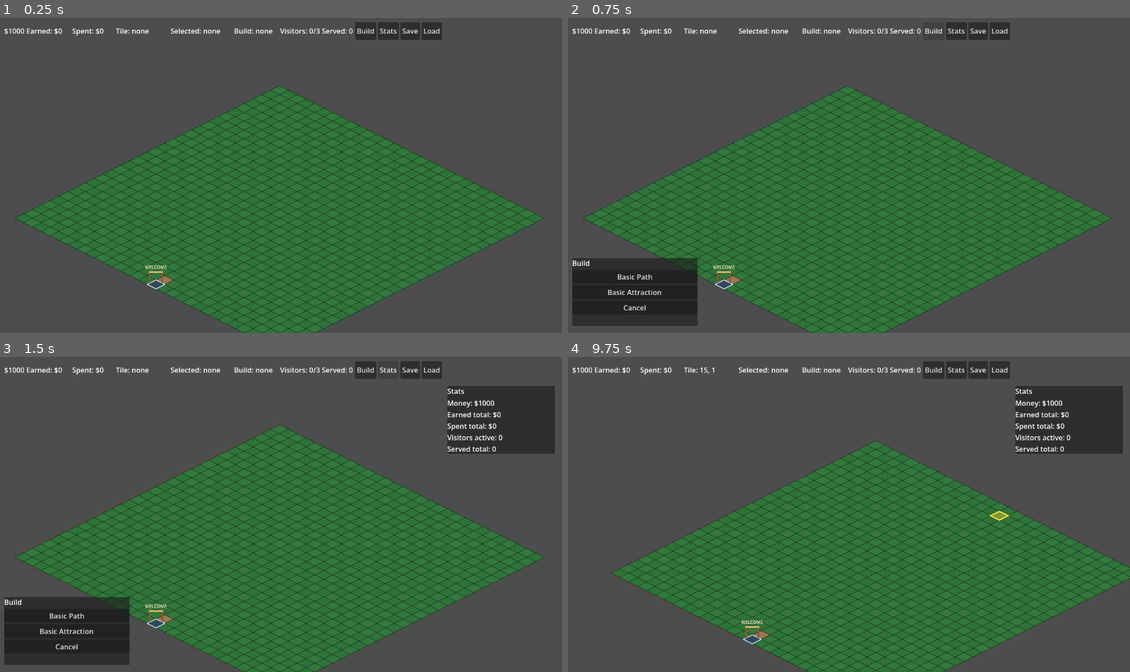
Above: before the commit, frames 1-4 (two rows, left to right).
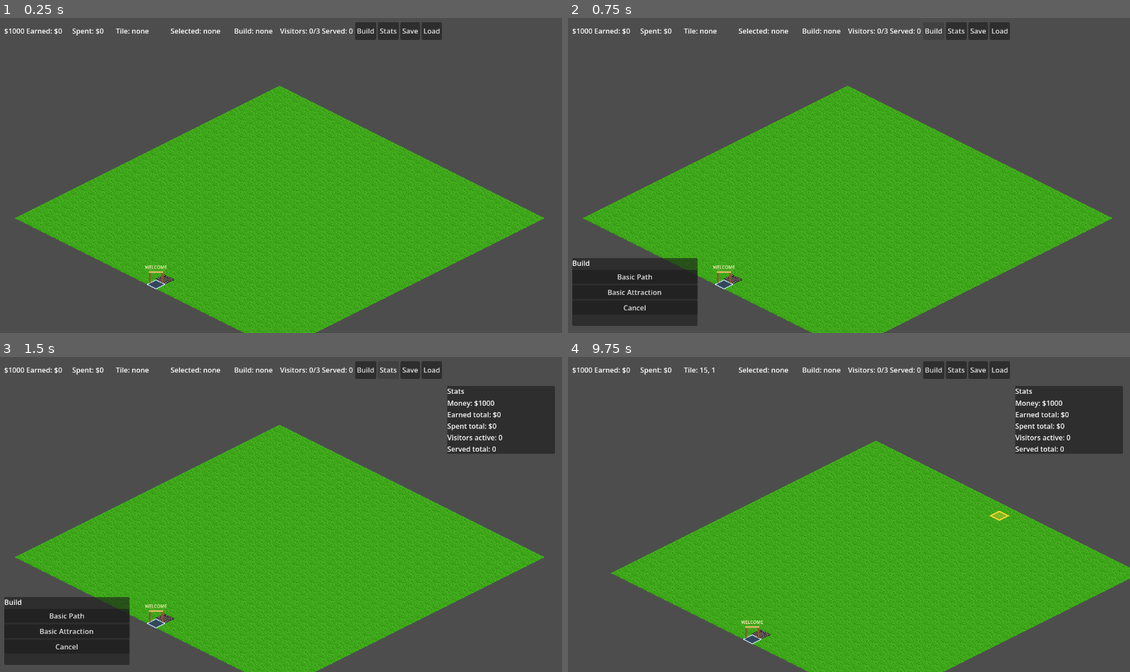
Above: after the commit, the same moments.

Repository: CaioHPSL/prehistoric-fun-park-remake
Game: Godot game, scene res://scenes/Main.tscn
Same seed, same stepped clock (60 frames per second), same inputs: the game is played once before the commit and once after it.
Inputs (mouse positions are in pixels of both pictures, inside the frame that each line leads up to):
- Up to frame 1 (0.25 s): no input
- Up to frame 2 (0.75 s): click "Build" at 0.5 s
- Up to frame 3 (1.5 s): click "Stats" at 1.25 s
- Up to frame 4 (9.75 s): click "Basic Path" at 2 s; click "Build" at 2.75 s; click "Basic Attraction" at 3.5 s; click "Stats" at 4.25 s; click "Build" at 5 s; click "Basic Path" at 5.75 s; click "Stats" at 6.5 s; click "Save" at 7.25 s; click "Load" at 8 s; move the mouse to (972, 498) at 8.77 s; click (972, 498) at 8.92 s; drag from (736, 530) to (820, 577) at 9.52 s

The runs differ from the first frame. In frame 1, 39% of the frame differs, in the area x 2-97%, y 21-100%; in frame 2, 39%; in frame 3, 39%; in frame 4, 38%.

Commit message:
add original sprites for terrain path and visitors

Diff:
--- a/godot_project/autoload/game_state.gd
+++ b/godot_project/autoload/game_state.gd
@@ -56,6 +56,8 @@
 		"x": tile.x,
 		"y": tile.y,
 		"type": TILE_TYPE_PATH,
+		"path_variant": 0,
+		"path_mask": 3,
 	})
 	return true
 
@@ -209,8 +211,18 @@
 	map_width = int(data.get("map_width", 30))
 	map_height = int(data.get("map_height", 30))
 	tiles = data.get("tiles", [])
+	_ensure_path_metadata_defaults()
 	buildings = data.get("buildings", [])
 	visitors = data.get("visitors", [])
 	Economy.money = int(data.get("money", Economy.initial_money))
 	Economy.total_earned = int(data.get("total_earned", 0))
 	Economy.total_spent = int(data.get("total_spent", 0))
+
+
+func _ensure_path_metadata_defaults() -> void:
+	for tile_data in tiles:
+		if String(tile_data.get("type", "")) == TILE_TYPE_PATH:
+			if not tile_data.has("path_variant"):
+				tile_data["path_variant"] = 0
+			if not tile_data.has("path_mask"):
+				tile_data["path_mask"] = 3
--- a/godot_project/scenes/Visitor.tscn
+++ b/godot_project/scenes/Visitor.tscn
@@ -1,7 +1,11 @@
-[gd_scene format=3]
+[gd_scene load_steps=2 format=3]
+
+[ext_resource type="Texture2D" path="res://assets/original_sprites/visitors/gpack0_000.png" id="1_visitor_texture"]
 
 [node name="Visitor" type="Node2D"]
 
-[node name="PlaceholderShape" type="Polygon2D" parent="."]
-color = Color(0.15, 0.75, 1, 1)
-polygon = PackedVector2Array(0, -8, 6, 4, -6, 4)
+[node name="Sprite2D" type="Sprite2D" parent="."]
+texture = ExtResource("1_visitor_texture")
+offset = Vector2(0, -11)
+region_enabled = true
+region_rect = Rect2(0, 0, 14, 22)
--- a/godot_project/scripts/iso_map.gd
+++ b/godot_project/scripts/iso_map.gd
@@ -4,6 +4,14 @@
 
 signal tile_touched(tile: Vector2i)
 signal selection_cleared
+
+const PATH_TEXTURE: Texture2D = preload("res://assets/original_sprites/path/gpack1_002.png")
+const PATH_TEXTURE_REGION_0: Rect2 = Rect2(0.0, 104.0, 38.0, 20.0)
+const PATH_TEXTURE_REGION_1: Rect2 = Rect2(38.0, 104.0, 38.0, 20.0)
+const PATH_BORDER_REGION_A: Rect2 = Rect2(76.0, 111.0, 23.0, 13.0)
+const PATH_BORDER_REGION_B: Rect2 = Rect2(98.0, 111.0, 23.0, 13.0)
+const TERRAIN_TEXTURE: Texture2D = preload("res://assets/original_sprites/terrain/gpack2_000.png")
+const TERRAIN_TEXTURE_REGION: Rect2 = Rect2(0.0, 0.0, 38.0, 20.0)
 
 @export var map_width: int = 30
 @export var map_height: int = 30
@@ -149,21 +157,9 @@
 
 
 func _draw() -> void:
-	# Temporary placeholder grid. Real sprites come later.
 	for x in range(map_width):
 		for y in range(map_height):
-			var top := tile_to_screen(Vector2i(x, y))
-			var points := PackedVector2Array([
-				top,
-				top + Vector2(tile_width * 0.5, tile_height * 0.5),
-				top + Vector2(0, tile_height),
-				top + Vector2(-tile_width * 0.5, tile_height * 0.5),
-			])
-			var outline := PackedVector2Array(points)
-			outline.append(points[0])
-			var shade := 0.02 if (x + y) % 2 == 0 else 0.0
-			draw_colored_polygon(points, Color(0.18 + shade, 0.45 + shade, 0.22 + shade, 1.0))
-			draw_polyline(outline, Color(0.08, 0.18, 0.1, 1.0), 1.0)
+			_draw_terrain_tile(Vector2i(x, y))
 
 	_draw_path_tiles()
 	_draw_attraction_tiles()
@@ -174,6 +170,16 @@
 
 	if _is_build_preview_active() and is_inside_map(preview_tile):
 		_draw_build_preview()
+
+
+func _draw_terrain_tile(tile: Vector2i) -> void:
+	var top := tile_to_screen(tile)
+	var target_rect: Rect2 = Rect2(
+		top + Vector2(tile_width * -0.5, 0.0),
+		Vector2(tile_width, tile_height)
+	)
+	# TODO: Use the other gpack2_000 terrain rows when terrain types are modeled.
+	draw_texture_rect_region(TERRAIN_TEXTURE, target_rect, TERRAIN_TEXTURE_REGION)
 
 
 func _draw_path_tiles() -> void:
@@ -181,21 +187,43 @@
 		if String(tile_data.get("type", "")) == GameState.TILE_TYPE_PATH:
 			var tile := Vector2i(int(tile_data.get("x", -1)), int(tile_data.get("y", -1)))
 			if is_inside_map(tile):
-				_draw_path_tile(tile)
-
-
-func _draw_path_tile(tile: Vector2i) -> void:
-	var top := tile_to_screen(tile)
-	var points := PackedVector2Array([
-		top,
-		top + Vector2(tile_width * 0.5, tile_height * 0.5),
-		top + Vector2(0, tile_height),
-		top + Vector2(-tile_width * 0.5, tile_height * 0.5),
-	])
-	var outline := PackedVector2Array(points)
-	outline.append(points[0])
-	draw_colored_polygon(points, Color(0.58, 0.48, 0.34, 1.0))
-	draw_polyline(outline, Color(0.31, 0.24, 0.14, 1.0), 1.5)
+				_draw_path_tile(tile, int(tile_data.get("path_variant", 0)))
+
+
+func _draw_path_tile(tile: Vector2i, path_variant: int) -> void:
+	var top := tile_to_screen(tile)
+	var target_rect: Rect2 = Rect2(
+		top + Vector2(tile_width * -0.5, 0.0),
+		Vector2(tile_width, tile_height)
+	)
+	draw_texture_rect_region(PATH_TEXTURE, target_rect, _get_path_texture_region(path_variant))
+	_draw_path_border_overlays(tile, target_rect.position)
+
+
+func _get_path_texture_region(path_variant: int) -> Rect2:
+	# TODO: Real path variations should come from c[][] / 4, as in the original JAR.
+	if abs(path_variant) % 2 == 1:
+		return PATH_TEXTURE_REGION_1
+	return PATH_TEXTURE_REGION_0
+
+
+func _draw_path_border_overlays(tile: Vector2i, base_position: Vector2) -> void:
+	if GameState.get_tile_type(Vector2i(tile.x, tile.y - 1)) != GameState.TILE_TYPE_PATH:
+		_draw_path_overlay(base_position, PATH_BORDER_REGION_A, Vector2(18.0, -1.0))
+	if GameState.get_tile_type(Vector2i(tile.x - 1, tile.y)) != GameState.TILE_TYPE_PATH:
+		_draw_path_overlay(base_position, PATH_BORDER_REGION_B, Vector2(-1.0, -2.0))
+	if GameState.get_tile_type(Vector2i(tile.x, tile.y + 1)) != GameState.TILE_TYPE_PATH:
+		_draw_path_overlay(base_position, PATH_BORDER_REGION_A, Vector2(-1.0, 7.0))
+	if GameState.get_tile_type(Vector2i(tile.x + 1, tile.y)) != GameState.TILE_TYPE_PATH:
+		_draw_path_overlay(base_position, PATH_BORDER_REGION_B, Vector2(17.0, 7.0))
+
+
+func _draw_path_overlay(base_position: Vector2, source_region: Rect2, offset: Vector2) -> void:
+	draw_texture_rect_region(
+		PATH_TEXTURE,
+		Rect2(base_position + offset, source_region.size),
+		source_region
+	)
 
 
 func _draw_attraction_tiles() -> void:
Binary file added: godot_project/assets/original_sprites/path/gpack1_002.png
Not shown, added: godot_project/assets/original_sprites/path/gpack1_002.png.import
Binary file added: godot_project/assets/original_sprites/terrain/gpack2_000.png
Not shown, added: godot_project/assets/original_sprites/terrain/gpack2_000.png.import
Binary file added: godot_project/assets/original_sprites/visitors/gpack0_000.png
Not shown, added: godot_project/assets/original_sprites/visitors/gpack0_000.png.import
Binary file added: godot_project/assets/original_sprites/visitors/gpack0_001.png
Not shown, added: godot_project/assets/original_sprites/visitors/gpack0_001.png.import
Binary file added: godot_project/assets/original_sprites/visitors/gpack0_002.png
Not shown, added: godot_project/assets/original_sprites/visitors/gpack0_002.png.import
Binary file added: godot_project/assets/original_sprites/visitors/gpack0_003.png
Not shown, added: godot_project/assets/original_sprites/visitors/gpack0_003.png.import
(and 8 more such lines)
